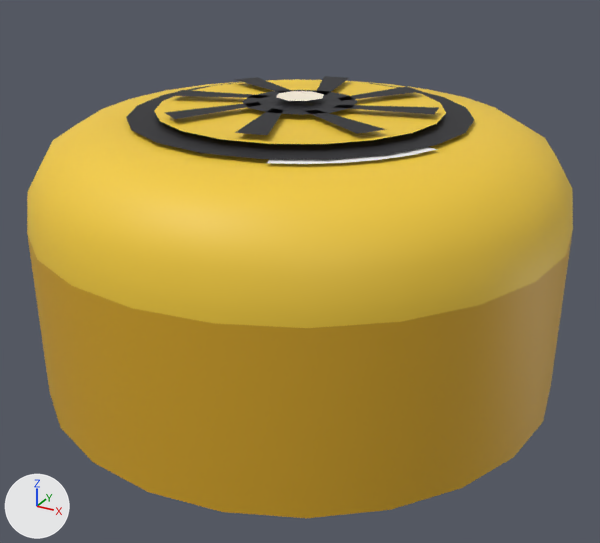
The FBX model Overbooked/arte/kit_cabina/BotonMotor.fbx, before and after one commit.
Before and after are seen from a 50 mm lens placed at (0.291, -0.529, 0.341), pointed at (0.009, -0.016, 0.084). The lights are fixed; the arrows at lower left show +X, +Y and +Z. The older version comes first.

Names of what the first picture shows: 'BotonMotor'.
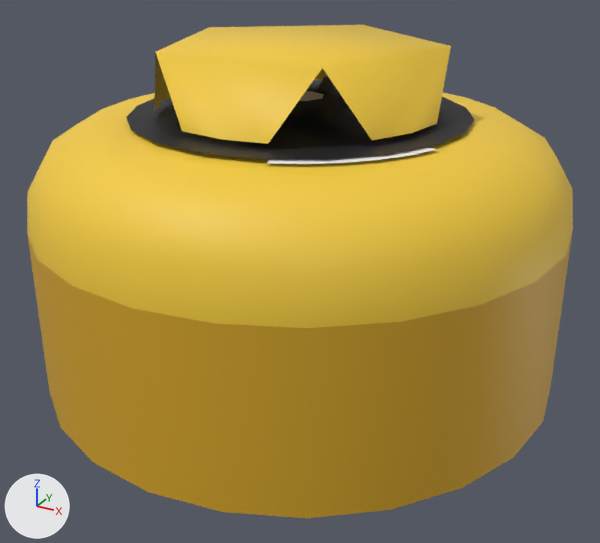
Pixel boxes (x1, y1, x2, y2) of what changed, in the pictures (600 x 543 px; the box of a moved part takes in the faces that stretch with it):
'BotonMotor', reshaped (12% taller): before (27, 76, 573, 518); after (27, 25, 573, 518)
part 1 of me_botonmotor, moved or reshaped: before (154, 80, 446, 144); after (154, 25, 451, 144)

The change, as a diff of the scene's bpy script:
```diff
--- a/Overbooked/arte/kit_cabina/BotonMotor.fbx.py
+++ b/Overbooked/arte/kit_cabina/BotonMotor.fbx.py
@@ me_botonmotor @@
 # used by ob_botonmotor; location = (0.0, 0.0, 0.0)
 # before: 168 (-0.062, -0.085, 0.207) at pixel (160, 121), 172 (0.062, -0.085, 0.207) at pixel (321, 144), 176 (0.1, 0.032, 0.207) at pixel (446, 112), 180 (0.0, 0.105, 0.207) at pixel (361, 82), 184 (-0.1, 0.032, 0.207) at pixel (211, 85)
-me_botonmotor.from_pydata(...)  # 249 vertices, 231 faces; spans x -0.2..0.2, y -0.2..0.2, z 0.0..0.215
+me_botonmotor.from_pydata(...)  # 249 vertices, 231 faces; spans x -0.2..0.2, y -0.2..0.2, z 0.0..0.253
+# me_botonmotor part 1
+for i in [168, 172, 176, 180, 184]: me_botonmotor.vertices[i].co += Vector((0.0, 0.0, 0.046))
 me_botonmotor.materials.append(mat_cabina_palette)
```
